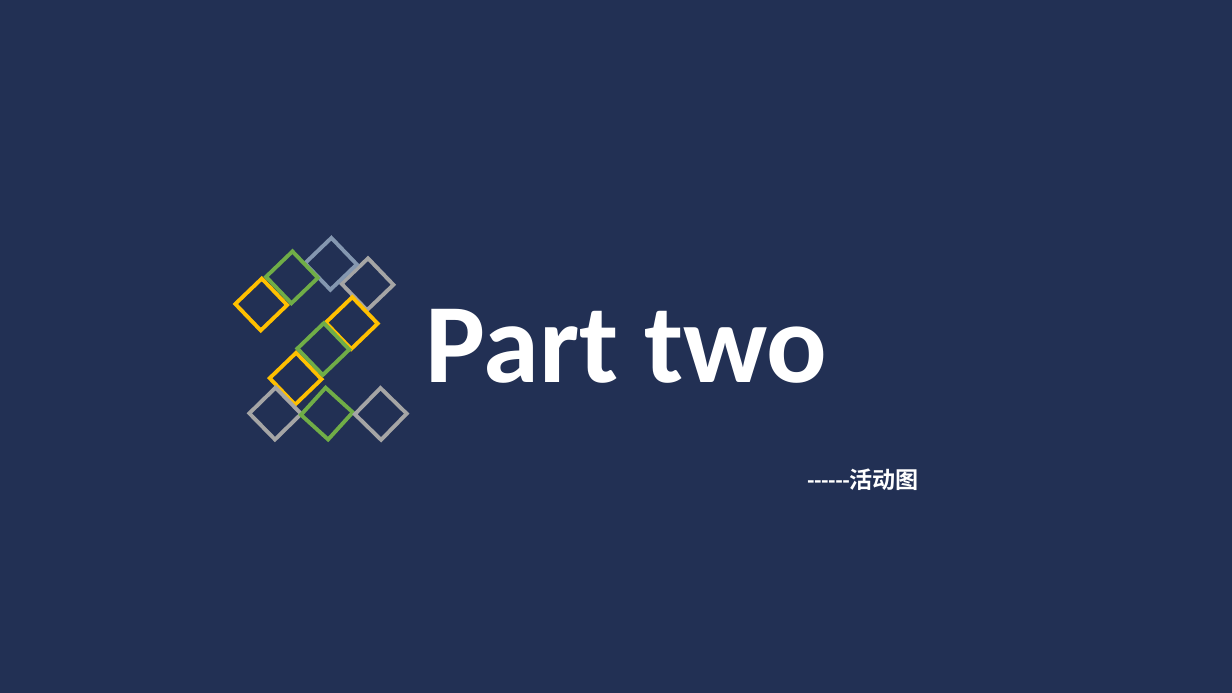
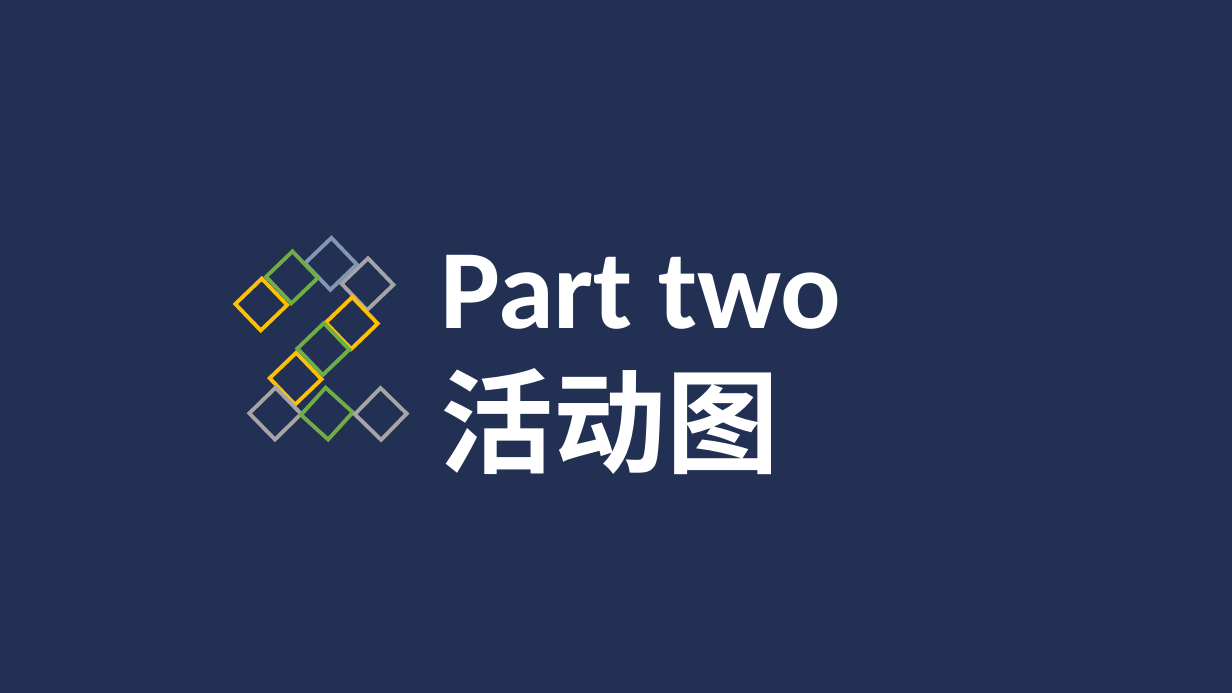
Before and after one commit to Glossy/WebEngineering, a slide deck: slide 4 of docs/应用建模.pptx. Drawn at 1232x693 pixels with LibreOffice and Linux fonts; fonts in the diff are those of the drawing. Boxes give left, top, right and bottom in pixels: in the first picture for what was removed or moved away, otherwise in the second. Text is boxed around its words. In the diff, an @@ line names an element or a change of style, - is before the commit and + after.

```diff
--- a/docs/应用建模.pptx
+++ b/docs/应用建模.pptx
@@ text "Part two": place and size @@
-text "Part two" at (426, 308, 827, 383)
+text "Part two" at (440, 254, 842, 474)
@@ text at (440, 368, 779, 474): paragraph added @@
+活动图
@@ text removed at (807, 469, 919, 490) @@
-------活动图
```
Also in this commit, not shown: 4 other slides changed.
